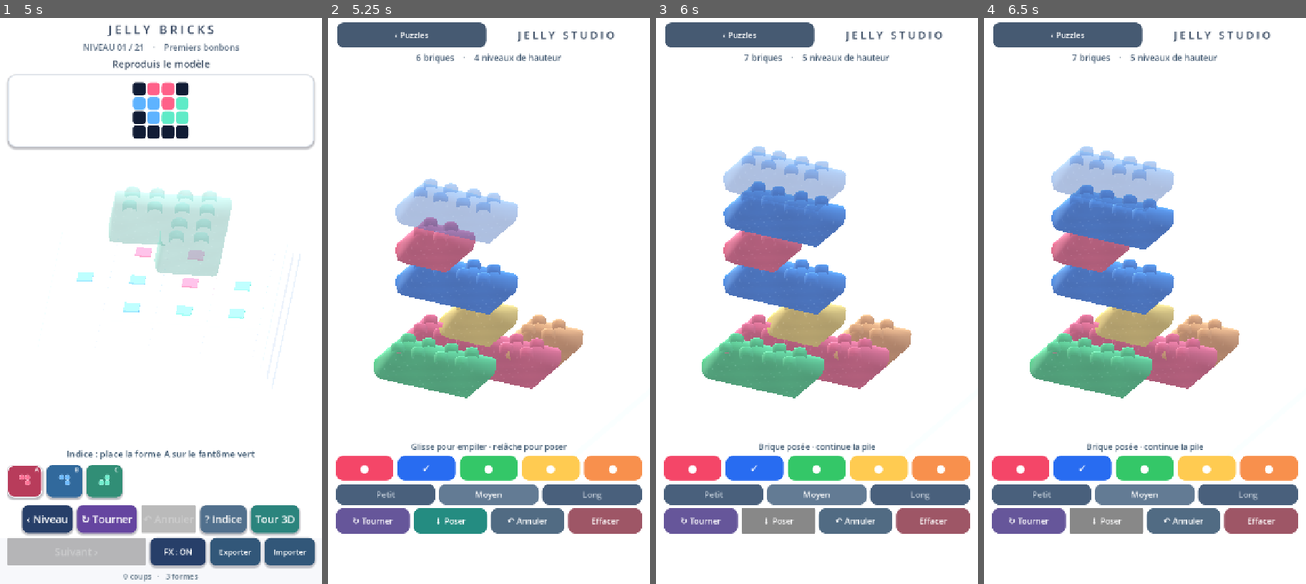
Above: before the commit, frames 1-4 (left to right).
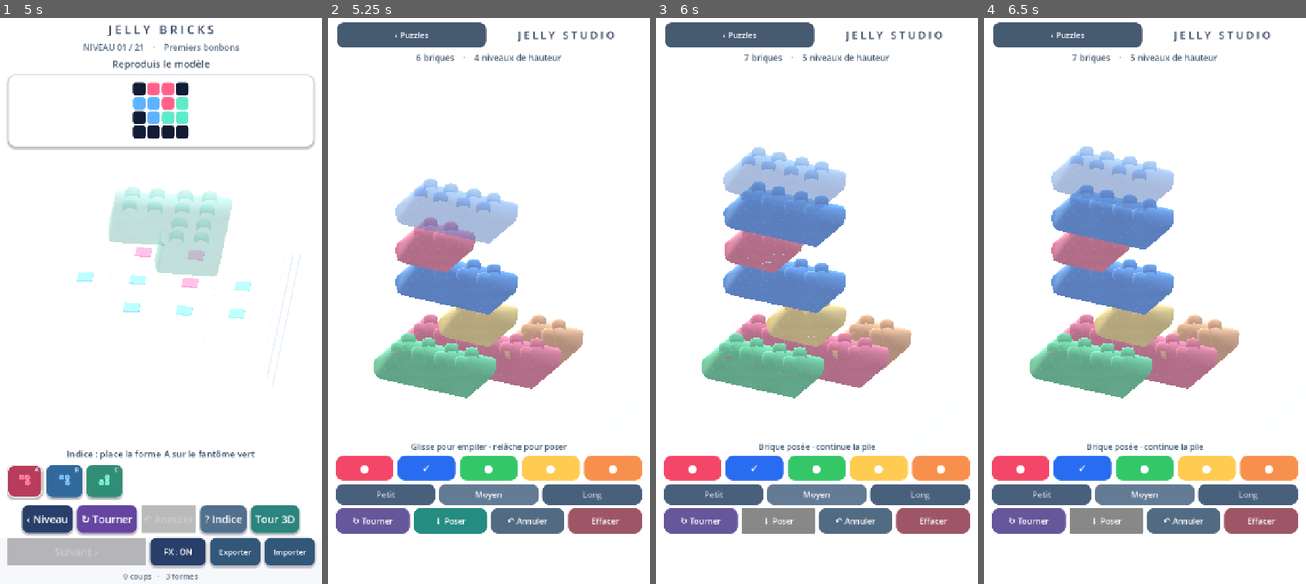
Above: after the commit, the same moments.

Repository: dbrckk/Jelly-bricks
Game: Godot game, scene res://scenes/main.tscn
Same seed, same stepped clock (60 frames per second), same inputs: the game is played once before the commit and once after it.
Inputs (mouse positions are in pixels of both pictures, inside the frame that each line leads up to):
- Up to frame 1 (5 s): click (25, 482) at 0.52 s; click (64, 482) at 1.27 s; click (103, 482) at 2.02 s; click "‹ Niveau" at 2.75 s; click "↻ Tourner" at 3.5 s; click "? Indice" at 4.25 s
- Up to frame 2 (5.25 s): click "Tour 3D" at 5 s
- Up to frame 3 (6 s): click "↓ Poser" at 5.75 s
- Up to frame 4 (6.5 s): no input

Frame 1 is identical in both runs. In frame 2, 0.3% of the frame differs, in the area x 17-75%, y 37-61%; in frame 3, 0.7%, in the area x 17-75%, y 22-66%; in frame 4, 0.3%.

Commit message:
feat(native): studio glass, pooled drag preview and localized elastic stacking
* feat(native): pooled drag ghost, elastic supporting-tower wobble and contact shadows

* render(native): dedicated milky candy-glass optics for studio stacks without changing puzzle shader defaults

* test(native): validate glass contacts, zero-allocation drag preview, support chain wobble and safe undo

* build(android): Jelly Studio elastic release 0.9.15 versionCode 12

* docs(native): record stacked gel optics, support chain spring and mobile render optimizations

Diff:
--- a/native-godot/scripts/stack_mode.gd
+++ b/native-godot/scripts/stack_mode.gd
@@ -21,7 +21,11 @@
 var selected_turns: int = 0
 var selected_cell: Vector2i = Vector2i(2, 1)
 var preview_node: Node3D
+var preview_signature: String = ""
 var preview_target: Vector3
+var brick_nodes: Array[Node3D] = []
+var motion_tweens: Array[Tween] = []
+var contact_material: ShaderMaterial
 var scene_root: Node3D
 var mesh_cache: Dictionary = {}
 var hud: CanvasLayer
@@ -61,6 +65,9 @@
     preview_node.position = preview_node.position.lerp(preview_target, t)
 
 func _build_scene() -> void:
+    contact_material = ShaderMaterial.new()
+    contact_material.shader = preload("res://shaders/contact_shadow.gdshader")
+    contact_material.set_shader_parameter("strength", .29)
     scene_root = Node3D.new()
     scene_root.name = "CandyStackStage"
     add_child(scene_root)
@@ -285,6 +292,7 @@
     material.set_shader_parameter("candy_tint", Color(COLORS[color_idx]))
     material.set_shader_parameter("gel_opacity", .43 if translucent else .97)
     material.set_shader_parameter("sheen", .18 if translucent else .51)
+    material.set_shader_parameter("studio_glass", 1.0)
     var body := MeshInstance3D.new()
     body.name = "GelBody"
     body.mesh = mesh_cache[mesh_key]
@@ -311,6 +319,26 @@
     studs.material_override = material
     studs.cast_shadow = GeometryInstance3D.SHADOW_CASTING_SETTING_OFF
     root_piece.add_child(studs)
+    if not translucent:
+        # Each stacked piece casts a small radial contact impression directly
+        # under its body, without shadow maps or per-frame ray casts.
+        var longest_row := 0
+        var longest_col := 0
+        for cell in cells:
+            longest_row = maxi(longest_row, cell.x + 1)
+            longest_col = maxi(longest_col, cell.y + 1)
+        var patch := PlaneMesh.new()
+        patch.size = Vector2(float(longest_col) + .38,
+            float(longest_row) + .38)
+        var contact := MeshInstance3D.new()
+        contact.name = "GelContact"
+        contact.mesh = patch
+        contact.material_override = contact_material
+        contact.cast_shadow = GeometryInstance3D.SHADOW_CASTING_SETTING_OFF
+        contact.position = Vector3(float(longest_col) * .5,
+            .062 if int(entry["layer"]) > 0 else .041,
+            float(longest_row) * .5)
+        root_piece.add_child(contact)
     return root_piece
 
 func _world_position(entry: Dictionary) -> Vector3:
@@ -320,24 +348,40 @@
         -.33 + float(entry["layer"]) * STEP,
         float(entry["row"]) - float(GRID) * .5)
 
+## A finger can add or undo during a spring animation. Never allow stale
+## tweens to deform a reconstructed pile or touch a freed instance.
+func _stop_motion() -> void:
+    for tween in motion_tweens:
+        if tween != null and tween.is_valid():
+            tween.kill()
+    motion_tweens.clear()
+    for i in range(mini(bricks.size(), brick_nodes.size())):
+        var node: Node3D = brick_nodes[i]
+        if is_instance_valid(node):
+            node.position = _world_position(bricks[i])
+            node.rotation = Vector3.ZERO
+            node.scale = Vector3.ONE
+
 func _rebuild() -> void:
+    _stop_motion()
     for child in scene_root.get_children():
         if child.name == "StudioBrick":
             scene_root.remove_child(child)
             child.queue_free()
+    brick_nodes.clear()
     _rebuild_occupancy()
     for entry in bricks:
         var piece := _build_piece(entry, false)
         piece.position = _world_position(entry)
         scene_root.add_child(piece)
+        brick_nodes.append(piece)
     _refresh_preview()
     _refresh_labels()
 
+## During a drag the shape and studs NEVER need reallocating.
+## Reuse the same translucent node and shared ShaderMaterial until the user
+## changes the brick's geometry. Only its transform/tint is updated on motion.
 func _refresh_preview() -> void:
-    if preview_node != null:
-        remove_child(preview_node)
-        preview_node.queue_free()
-        preview_node = null
     if not active:
         return
     var result := _drop_candidate(selected_cell.x, selected_cell.y,
@@ -345,14 +389,20 @@
     var entry := _entry(selected_cell.x, selected_cell.y,
         selected_length, selected_turns, selected_color,
         int(result.get("layer", 0)))
-    preview_node = _build_piece(entry, true)
-    preview_node.name = "StudioPreview"
-    if not result.get("ok", false):
-        var paint: ShaderMaterial = preview_node.get_node("GelBody").material_override
-        paint.set_shader_parameter("candy_tint", Color("#ff6f88"))
-    add_child(preview_node)
+    var signature := str(selected_length) + ":" + str(posmod(selected_turns, 2))
+    if preview_node == null or preview_signature != signature:
+        if preview_node != null:
+            remove_child(preview_node)
+            preview_node.queue_free()
+        preview_node = _build_piece(entry, true)
+        preview_node.name = "StudioPreview"
+        add_child(preview_node)
+        preview_signature = signature
+        preview_node.position = _world_position(entry) + Vector3(0, .14, 0)
+    var paint: ShaderMaterial = preview_node.get_node("GelBody").material_override
+    paint.set_shader_parameter("candy_tint", Color(COLORS[selected_color])
+        if result.get("ok", false) else Color("#ff6f88"))
     preview_target = _world_position(entry) + Vector3(0, .14, 0)
-    preview_node.position = preview_target
     preview_node.visible = true
     _refresh_labels()
 
@@ -385,14 +435,17 @@
         return
     var entry := _entry(selected_cell.x, selected_cell.y, selected_length,
         selected_turns, selected_color, int(candidate["layer"]))
+    # Finish a preceding bounce first. Every committed layer starts from
+    # its true support height; the deterministic occupancy never wobbles.
+    _stop_motion()
     bricks.append(entry)
     _rebuild_occupancy()
-    # Keep existing pieces and animate only the new brick. Rebuild only
-    # on undo/reload; no frame-by-frame creation while dragging.
     var node := _build_piece(entry, false)
     node.position = _world_position(entry) + Vector3(0, .85, 0)
     scene_root.add_child(node)
+    brick_nodes.append(node)
     var settle := create_tween()
+    motion_tweens.append(settle)
     settle.set_parallel(true)
     settle.tween_property(node, "position", _world_position(entry), .52) \
         .set_trans(Tween.TRANS_BOUNCE).set_ease(Tween.EASE_OUT)
@@ -402,10 +455,56 @@
         .set_trans(Tween.TRANS_ELASTIC).set_ease(Tween.EASE_OUT)
     settle.tween_property(node, "rotation", Vector3.ZERO, .76) \
         .set_trans(Tween.TRANS_ELASTIC).set_ease(Tween.EASE_OUT)
+    _react_to_supports(entry)
     host._play_feedback("place", 23)
     _save()
     _refresh_preview()
     _refresh_labels("Brique posée · continue la pile")
+
+## Find only bricks that geometrically support the new piece,
+## layer by layer. No full-scene motion, rigid-body simulation or solver.
+func _support_indices(entry: Dictionary) -> Array[int]:
+    var result: Array[int] = []
+    var previous: Array[Vector2i] = _occupied_cells(entry)
+    for layer in range(int(entry["layer"]) - 1, -1, -1):
+        var next_cells: Array[Vector2i] = []
+        for index in range(bricks.size() - 1):
+            var lower: Dictionary = bricks[index]
+            if int(lower["layer"]) != layer:
+                continue
+            var footprint := _occupied_cells(lower)
+            var touching := false
+            for cell in footprint:
+                if previous.has(cell):
+                    touching = true
+                    break
+            if not touching:
+                continue
+            result.append(index)
+            for cell in footprint:
+                if not next_cells.has(cell):
+                    next_cells.append(cell)
+        previous = next_cells
+        if previous.is_empty():
+            break
+    return result
+
+func _react_to_supports(entry: Dictionary) -> void:
+    var indices := _support_indices(entry)
+    for index in indices:
+        if index < 0 or index >= brick_nodes.size() - 1:
+            continue
+        var base: Node3D = brick_nodes[index]
+        var distance: int = int(entry["layer"]) - int(bricks[index]["layer"])
+        var strength: float = .052 * pow(.68, float(distance - 1))
+        var direction: float = -1.0 if index % 2 == 0 else 1.0
+        var shake := create_tween()
+        motion_tweens.append(shake)
+        shake.tween_property(base, "rotation",
+            Vector3(strength * .50, 0.0, strength * direction), .11) \
+            .set_trans(Tween.TRANS_SINE).set_ease(Tween.EASE_OUT)
+        shake.tween_property(base, "rotation", Vector3.ZERO, .59) \
+            .set_trans(Tween.TRANS_ELASTIC).set_ease(Tween.EASE_OUT)
 
 func _undo() -> void:
     if bricks.is_empty():
--- a/native-godot/shaders/jelly.gdshader
+++ b/native-godot/shaders/jelly.gdshader
@@ -10,6 +10,7 @@
 uniform float gel_opacity : hint_range(0.0, 1.0) = 0.94;
 uniform float mismatch : hint_range(0.0, 1.0) = 0.0;
 uniform float sheen : hint_range(0.0, 1.0) = 0.42;
+uniform float studio_glass : hint_range(0.0, 1.0) = 0.0;
 varying vec3 jelly_local;
 
 void vertex() {
@@ -54,10 +55,16 @@
     base += vec3(.96, .98, 1.0) * glint;
     // A misplaced piece stays recognizably its own candy color.
     // Only its rim takes a restrained, amber backlit accent.
-    ALBEDO = mix(base, vec3(1.0, .64, .20),
+    // Studio pieces have slightly denser dyed sides, a polished top and
+    // a milky meniscus along the grazing edge. The authored puzzle remains
+    // unchanged at studio_glass=0.
+    vec3 jelly_color = mix(base, vec3(1.0, .64, .20),
         mismatch * fresnel * .38);
+    jelly_color *= 1.0 - studio_glass * (1.0 - top_light) * .13;
+    jelly_color += vec3(.94, .97, 1.0) * studio_glass * fresnel * .095;
+    ALBEDO = jelly_color;
     METALLIC = .015;
-    ROUGHNESS = mix(.25, .115, detail);
+    ROUGHNESS = mix(mix(.25, .115, detail), .085, studio_glass * .56);
     SPECULAR = .98;
     EMISSION = candy_tint.rgb * (.018 + inner_glow * .023) +
         vec3(.34, .42, .65) * fresnel * .19 +
@@ -65,5 +72,6 @@
         vec3(.98, .44, .06) * mismatch * (fresnel * .36 + .035);
     // Native gel has real alpha; the outline becomes more solid as the
     // viewing angle becomes glancing, a common candy/glass cue.
-    ALPHA = clamp(gel_opacity + fresnel * .023, 0.0, 1.0);
+    ALPHA = clamp(gel_opacity + fresnel * (.023 + studio_glass * .08)
+        - studio_glass * facing * .075, 0.0, 1.0);
 }
--- a/native-godot/tests/validate.gd
+++ b/native-godot/tests/validate.gd
@@ -38,6 +38,21 @@
         push_error("Stack studio has no first-play sample or real 3D stage")
         quit(1)
         return
+    if studio.brick_nodes.size() != studio.bricks.size() \
+            or studio.contact_material == null:
+        push_error("Studio bricks or shared contact resources were not built")
+        quit(1)
+        return
+    for studio_node in studio.brick_nodes:
+        if studio_node.get_node_or_null("GelContact") == null:
+            push_error("Studio brick has no soft contact shading")
+            quit(1)
+            return
+        var glass_material: ShaderMaterial = studio_node.get_node("GelBody").material_override
+        if float(glass_material.get_shader_parameter("studio_glass")) < .95:
+            push_error("Native stack glass should be optically distinct from puzzle gel")
+            quit(1)
+            return
     # The gel body must meet the studio plinth, not levitate over it.
     var test_ground: Dictionary = studio._entry(2, 2, 0, 0, 0, 0)
     var ground_bottom: float = studio._world_position(test_ground).y + GEL_MESH.BASE
@@ -70,6 +85,32 @@
         push_error("Stack studio cannot be entered from the running puzzle")
         quit(1)
         return
+    # A touch drag must reuse the same glint mesh, studs and material. Old
+    # behavior built and queued a complete 3D brick on every finger event.
+    var reused_preview: Node3D = studio.preview_node
+    if reused_preview == null or reused_preview.get_node_or_null("GelContact") != null:
+        push_error("Studio preview missing or incorrectly casting floor shadows")
+        quit(1)
+        return
+    studio.selected_cell = Vector2i(3, 2)
+    studio._refresh_preview()
+    if studio.preview_node != reused_preview:
+        push_error("Dragging a candy piece rebuilt its complete 3D ghost")
+        quit(1)
+        return
+    studio._choose_color(4)
+    if studio.preview_node != reused_preview or studio.preview_signature.is_empty():
+        push_error("Changing candy tint needlessly reallocated its geometry")
+        quit(1)
+        return
+    var ghost_optics: ShaderMaterial = studio.preview_node.get_node("GelBody").material_override
+    if float(ghost_optics.get_shader_parameter("studio_glass")) < .95:
+        push_error("Translucent studio ghost has lost its gel refraction cues")
+        quit(1)
+        return
+    studio.selected_cell = Vector2i(2, 1)
+    studio._refresh_preview()
+
     var finger_first := InputEventScreenTouch.new()
     finger_first.pressed = true
     finger_first.index = 5
@@ -115,6 +156,13 @@
         push_error("Second brick did not snap onto the first")
         quit(1)
         return
+    var contact_supports: Array[int] = studio._support_indices(studio.bricks[1])
+    if contact_supports != [0] or studio.motion_tweens.size() < 2 \
+            or studio.brick_nodes.size() != 2:
+        push_error("New candy landing failed to transmit a spring into its support")
+        quit(1)
+        return
+
     if studio._load_entries([{"row": -20, "col": 2, "length": 0,
             "turns": 0, "color": 0, "layer": 1}]):
         push_error("Stack save importer accepted out-of-bounds geometry")
@@ -123,8 +171,9 @@
     studio._reset()
     studio._commit()
     studio._undo()
-    if not studio.bricks.is_empty():
-        push_error("Stack undo failed after a new placement")
+    if not studio.bricks.is_empty() or not studio.motion_tweens.is_empty() \
+            or not studio.brick_nodes.is_empty():
+        push_error("Stack undo left a stale wobble or suspended brick")
         quit(1)
         return
     game._leave_stack_mode()
Not shown, changed: native-godot/export_presets.cfg
Not shown, changed: native-godot/README.md
